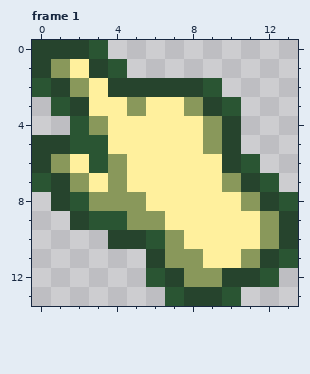
Two versions of one pixel-art file, wip/sprite/cursor.aseprite. This is how it looked before the edit.
14x14 pixels, 1 frame. Shown: frame 1. The commit also changed other frames, which this record leaves out.
And afterwards:
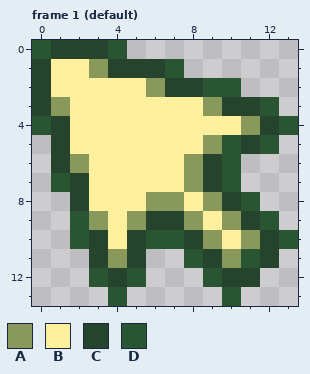
Palette (. is transparent): A #89985b  B #fff09d  C #26442d  D #2a5533
Author's note on the commit: Add pointer and default cursor
Change:
layer "default" now shown
layer "pointer" removed
Changed rows in their new state; - is an unchanged pixel.
Frame 1 (default):
first column x 0:
 0 D--CD---------
 1 -B-ACCCD------
 2 CBB-BBA---D---
 3 CAB--B--BACCD-
 4 DCBB-----BBACD
 5 .-BB------DCD-
 6 .CABB---ACD.--
 7 .DC-B---ACD..-
 8 -.CBBBAA-ACD..
 9 --DAB-CCA-ACD.
10 --DCB--DCA-ACD
11 ---CAC..DCAD-.
12 ---DCD...D--.-
13 ----D--...----
Where, in picture pixels (left, top, right, bottom), the same in both pictures:
changed: (32, 40, 298, 306)
